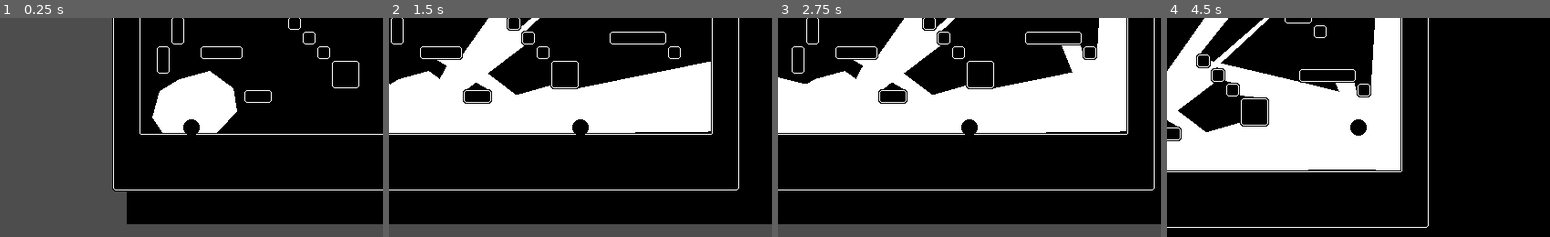
Above: before the commit, frames 1-4 (left to right).
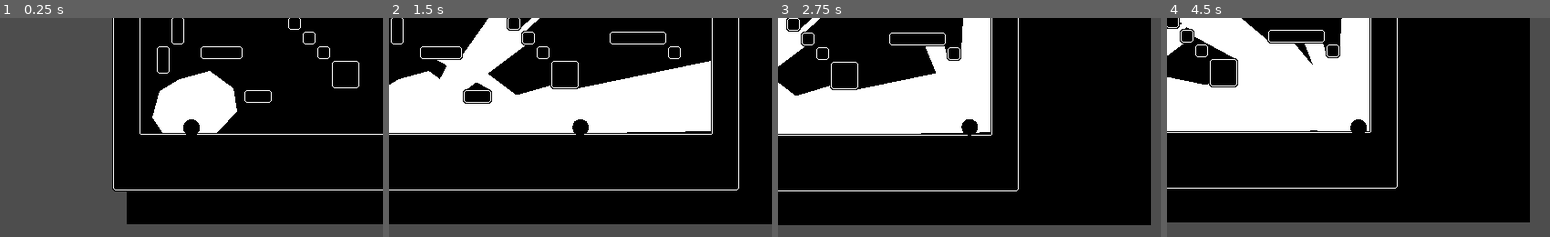
Above: after the commit, the same moments.

Repository: KingOfSpadesJFK/bhleg
Game: Godot game, scene res://levels/test_level.tscn
Two runs of this game, one before a commit and one after it. Both use one fixed random seed, a clock stepped at 60 frames per second and the inputs below.
Inputs (mouse positions are in pixels of both pictures, inside the frame that each line leads up to):
- Up to frame 1 (0.25 s): no input
- Up to frame 2 (1.5 s): tap Enter at 0.5 s; move the mouse to (664, 116) at 0.52 s; press the mouse at (664, 116) at 0.53 s; hold D (player_right) from 0.53 s (still down); tap Space (player_jump) at 0.77 s; move the mouse to (503, 138) at 1.27 s; release the mouse at (503, 138) at 1.28 s; click (503, 138) at 1.35 s
- Up to frame 3 (2.75 s): tap Space (player_jump) at 1.52 s; move the mouse to (1007, 79) at 2.02 s; release D (player_right) at 2.03 s; press the mouse at (1007, 79) at 2.03 s; hold A (player_left) from 2.03 s (still down)
- Up to frame 4 (4.5 s): move the mouse to (1339, 171) at 2.77 s; release A (player_left) at 2.78 s; release the mouse at (1339, 171) at 2.78 s; hold D (player_right) 2.78-4.28 s; click (1339, 171) at 2.85 s; tap Space (player_jump) at 3.02, 3.77 s; move the mouse to (1473, 160) at 3.52 s; press the mouse at (1473, 160) at 3.53 s; move the mouse to (1243, 94) at 4.27 s; release the mouse at (1243, 94) at 4.28 s; hold A (player_left) from 4.28 s (still down); click (1243, 94) at 4.35 s

The runs differ from the first frame. In frame 1, less than 0.1% of the frame differs, in the area x 47-53%, y 51-54%; in frame 2, 0.1%; in frame 3, 27%; in frame 4, 41%, in the area x 0-100%, y 0-100%.

Commit message:
shadow bodies exist

Diff:
--- a/levels/test_level.tscn
+++ b/levels/test_level.tscn
@@ -1,9 +1,11 @@
-[gd_scene load_steps=3 format=3 uid="uid://bb8l5k2fjvhes"]
+[gd_scene load_steps=4 format=3 uid="uid://bb8l5k2fjvhes"]
 
 [ext_resource type="PackedScene" uid="uid://cy4oa4aji2qxu" path="res://scenes/player.tscn" id="2_butpl"]
+[ext_resource type="Script" path="res://scripts/shadow_body.gd" id="3_465bv"]
 [ext_resource type="TileSet" uid="uid://du3n7xwnm051j" path="res://assets/tileset.tres" id="3_ki0li"]
 
 [node name="TestLevel" type="Node2D"]
+metadata/_edit_vertical_guides_ = [-204.0]
 
 [node name="ColorRect" type="ColorRect" parent="."]
 offset_right = 576.0
@@ -15,12 +17,12 @@
 [node name="Polygon2D" type="Polygon2D" parent="."]
 polygon = PackedVector2Array(36, 162, 58, 149, 91, 140, 117, 159, 121, 184, 100, 207, 77, 219, 52, 220, 46, 218, 28, 191)
 
-[node name="Player" parent="." node_paths=PackedStringArray("static_body") instance=ExtResource("2_butpl")]
+[node name="Player" parent="." node_paths=PackedStringArray("shadow_body") instance=ExtResource("2_butpl")]
 z_index = 1
 position = Vector2(71, 179)
 collision_layer = 2
 collision_mask = 5
-static_body = NodePath("../StaticBody2D")
+shadow_body = NodePath("../StaticBody2D")
 
 [node name="Camera2D" type="Camera2D" parent="Player"]
 
@@ -29,9 +31,11 @@
 format = 2
 layer_0/tile_data = PackedInt32Array(1048602, 131072, 2, 983066, 131072, 1, 917530, 131072, 1, 851994, 131072, 1, 10486 …(4190 unchanged characters)…
 
-[node name="StaticBody2D" type="StaticBody2D" parent="."]
+[node name="StaticBody2D" type="StaticBody2D" parent="." groups=["ShadowBoxes"]]
 collision_layer = 4
 collision_mask = 0
+script = ExtResource("3_465bv")
 
 [node name="CollisionPolygon2D" type="CollisionPolygon2D" parent="StaticBody2D"]
-polygon = PackedVector2Array(46, 218, 40, 210, 28, 191, 33, 162, 58, 149, 91, 140, 117, 160, 122, 186, 101, 208, 77, 220, 53, 220, 53, 325, 740, 333, 731, -255, -198, -145, -156, 358, 46, 325)
+build_mode = 1
+polygon = PackedVector2Array(36, 162, 59, 148, 91, 140, 117, 159, 121, 184, 96, 212, 39, 209, 28, 192)
--- a/project.godot
+++ b/project.godot
@@ -59,3 +59,5 @@
 textures/canvas_textures/default_texture_filter=0
 renderer/rendering_method="gl_compatibility"
 renderer/rendering_method.mobile="gl_compatibility"
+2d/snap/snap_2d_transforms_to_pixel=true
+2d/snap/snap_2d_vertices_to_pixel=true
--- a/scripts/player.gd
+++ b/scripts/player.gd
@@ -12,7 +12,7 @@
 var gravity = ProjectSettings.get_setting("physics/2d/default_gravity")
 
 # The static body to draw over
-@export var static_body: StaticBody2D
+@export var shadow_body: ShadowBody
 
 var _do_flash: bool = false
 var _flash_angle: float
@@ -86,10 +86,7 @@
 		angle += step
 
 	# Finalize new polygon
-	var col_poly: CollisionPolygon2D = static_body.get_node("CollisionPolygon2D") as CollisionPolygon2D
-	if col_poly:
-		var ex = Geometry2D.clip_polygons(col_poly.polygon, PackedVector2Array(verts))
-		col_poly.polygon = ex[0]
+	shadow_body.add_polygon(PackedVector2Array(verts))
 
 	var flash_poly: Polygon2D = Polygon2D.new()
 	# flash_poly.color = Color(1,0,0,1)
--- /dev/null
+++ b/scripts/shadow_body.gd
@@ -0,0 +1,26 @@
+extends StaticBody2D
+class_name ShadowBody
+
+
+func add_polygon(verts: PackedVector2Array) -> void:
+	# Set up the polygon queue
+	var poly_queue: Array[PackedVector2Array] = []
+	for c in get_children():
+		if c is CollisionPolygon2D:
+			# Add to the queue and dispose of each child (after this is done...)
+			poly_queue.append(c.polygon)
+			c.queue_free()
+
+	# Loop through the poly queue
+	while poly_queue.size() > 0:
+		# Run a boolean operation on these polygons
+		var col_poly = poly_queue.pop_front()
+		var combined = Geometry2D.merge_polygons(col_poly, verts)
+
+		# Attach each polygon to a new CollisionPolygon2D
+		#  and parent them to you
+		for arr: PackedVector2Array in combined:
+			var c = CollisionPolygon2D.new()
+			c.build_mode = CollisionPolygon2D.BuildMode.BUILD_SEGMENTS
+			c.polygon = arr.duplicate()			# Since arr will go bye-bye after the thread
+			add_child(c)
